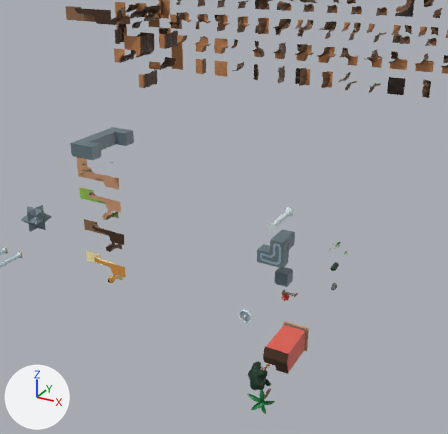
An edit to the glTF model project/sphere/assets/models/rocks.glb, drawn before and after from the same camera.
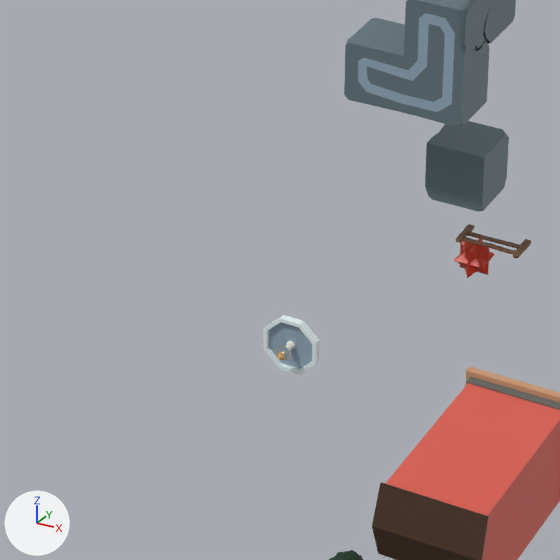
Each version is shown from a camera (50 mm lens) standing at (50.9, -75.3, 18.6) and looking at (8.0, 2.7, -20.4), then close up on the part from 40% to 68% of the width and 55% to 84% of the height. Every picture has the same lights, and +X, +Y and +Z are marked at lower left. Where no turn or scale is listed for an object, it has been applied to the vertices. Vertices at the same position are counted once.

Objects in the first close-up: 'Fence', 'Fountain', 'House', 'RockCube', 'Star', 'WeirdCubeCorner'.
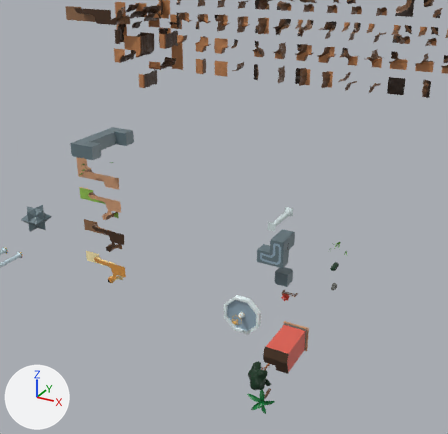
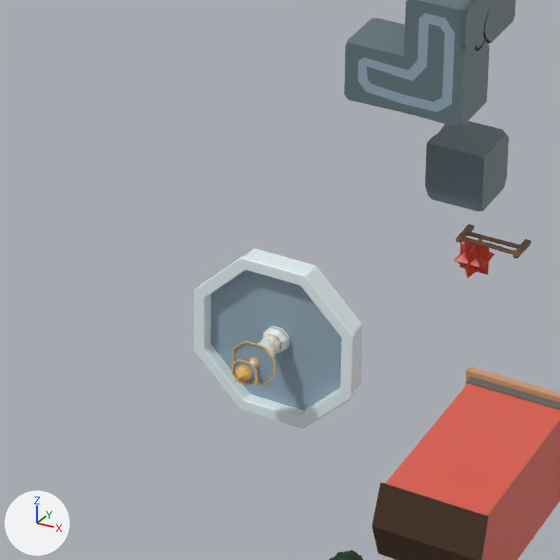
Edits to the scene script, one JSON object a line:
```json
{"block": "me_cube_040", "where": "me_cube_040.from_pydata(...)  # 752 vertices, 1500 faces; spans x -1.03..1.03, y -1.24..0.0, z -1.03..1.03"}
{"block": "me_cube_040", "where": "# used by ob_fountain; location = (13.37, 0.0, -35.34)"}
{"block": "me_cube_040", "change": "me_cube_040 part 1: the whole mesh is scaled about the mesh origin by 3"}
{"op": "set", "path": "ob_fountain.location", "old": "(13.37, 0.0, -35.34)", "new": "(13.0, 0.0, -35.0)"}
```

Pixel boxes (x1, y1, x2, y2) of what changed, in the close-ups (560 x 560 px):
```json
{"object": "Fountain", "change": "mesh rescaled, moved", "before": [263, 315, 319, 375], "after": [194, 248, 363, 429], "on screen": "198% wider, 198% taller"}
```
